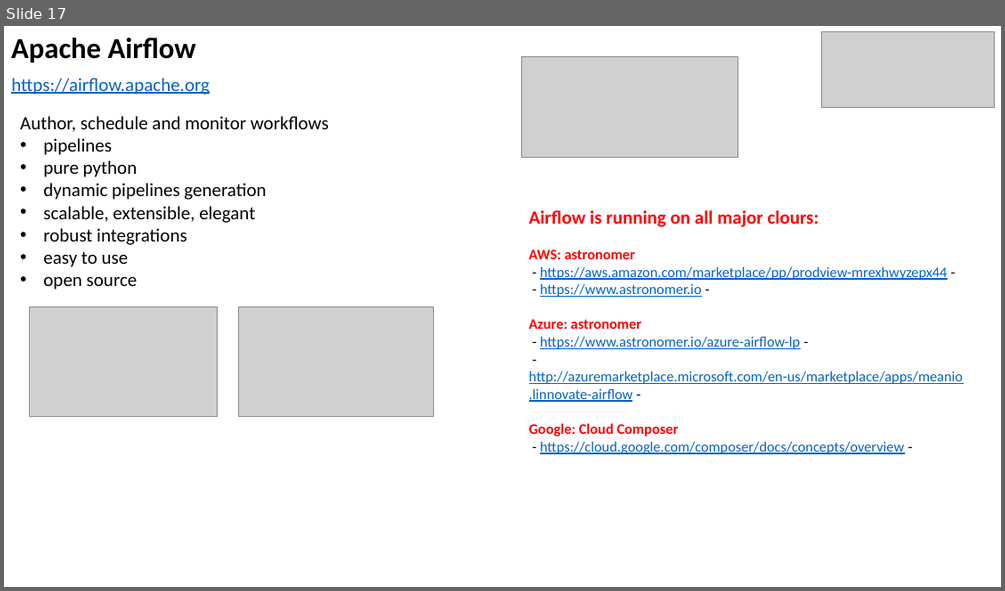
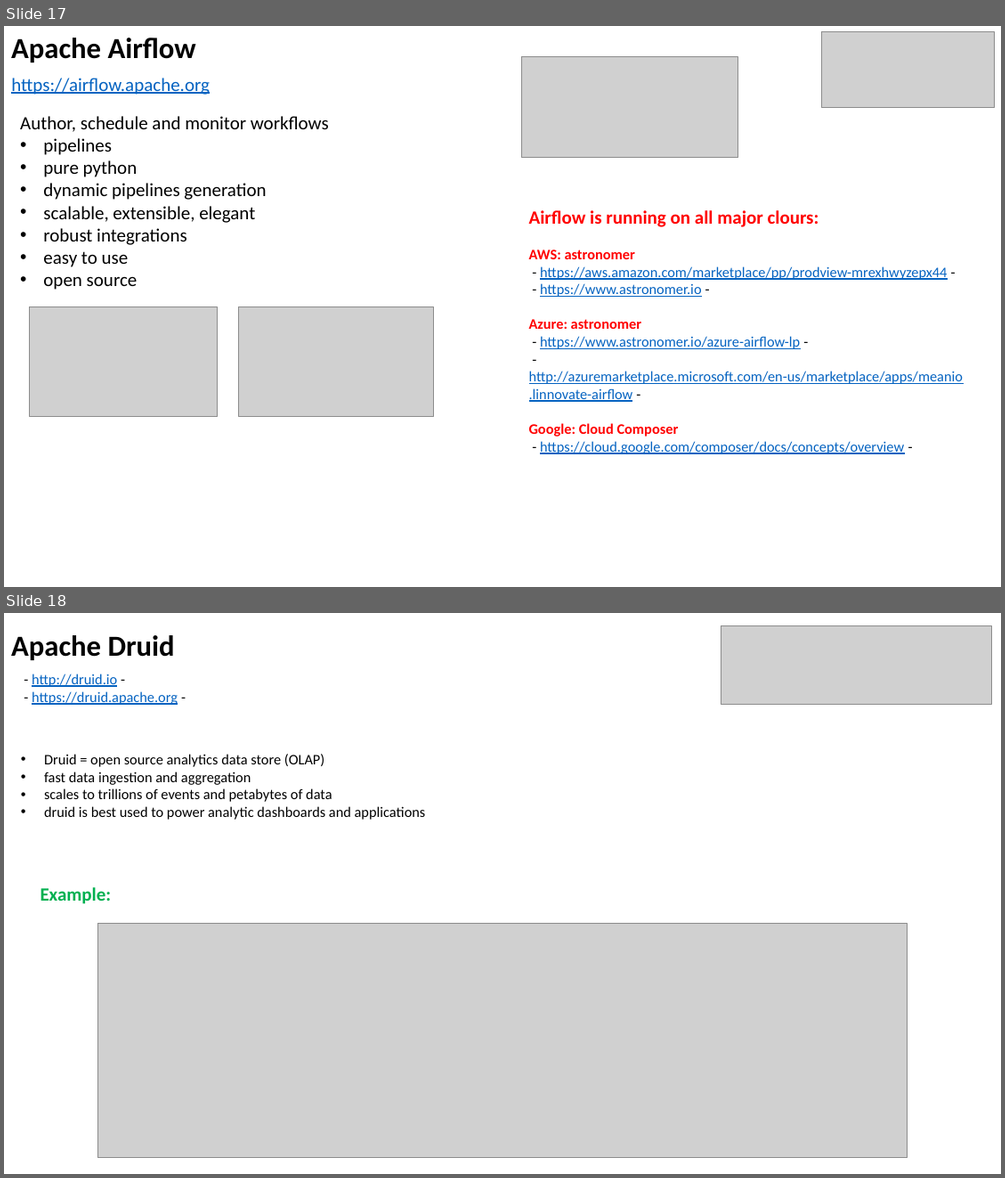
Before and after one commit to lselector/data_architect, a slide deck: DA_13_miscellaneous.pptx. Shown one above the other, each under a label of ours: slide 17 before the commit, slides 17 and 18 after it. The pictures are 1005x591 and 1005x1178 pixels, drawn with LibreOffice and Linux fonts; fonts in the diff are those of the drawing; grey boxes stand for pictures. Boxes give left, top, right and bottom in pixels: in the first picture for what was removed or moved away, otherwise in the second. Text is boxed around its words. In the diff, an @@ line names an element or a change of style, - is before the commit and + after.

```diff
--- a/DA_13_miscellaneous.pptx
+++ b/DA_13_miscellaneous.pptx
@@ slide 18 added at bbox=[4, 613, 1001, 1174], background #FFFFFF @@
@@ text added at bbox=[11, 635, 175, 660], 28 pt, text #000000, bold @@
+Apache Druid
@@ picture added at bbox=[720, 626, 992, 705] @@
@@ text added at bbox=[32, 674, 178, 705], 14 pt, text #0563C1, underline @@
+- http://druid.io -
+- https://druid.apache.org -
@@ text added at bbox=[44, 754, 426, 819], 14 pt, text #000000 @@
+• Druid = open source analytics data store (OLAP)
+• fast data ingestion and aggregation
+• scales to trillions of events and petabytes of data
+• druid is best used to power analytic dashboards and applications
@@ text added at bbox=[40, 887, 112, 904], 18 pt, text #00B050, bold @@
+Example:
@@ picture added at bbox=[98, 923, 907, 1158] @@
```
